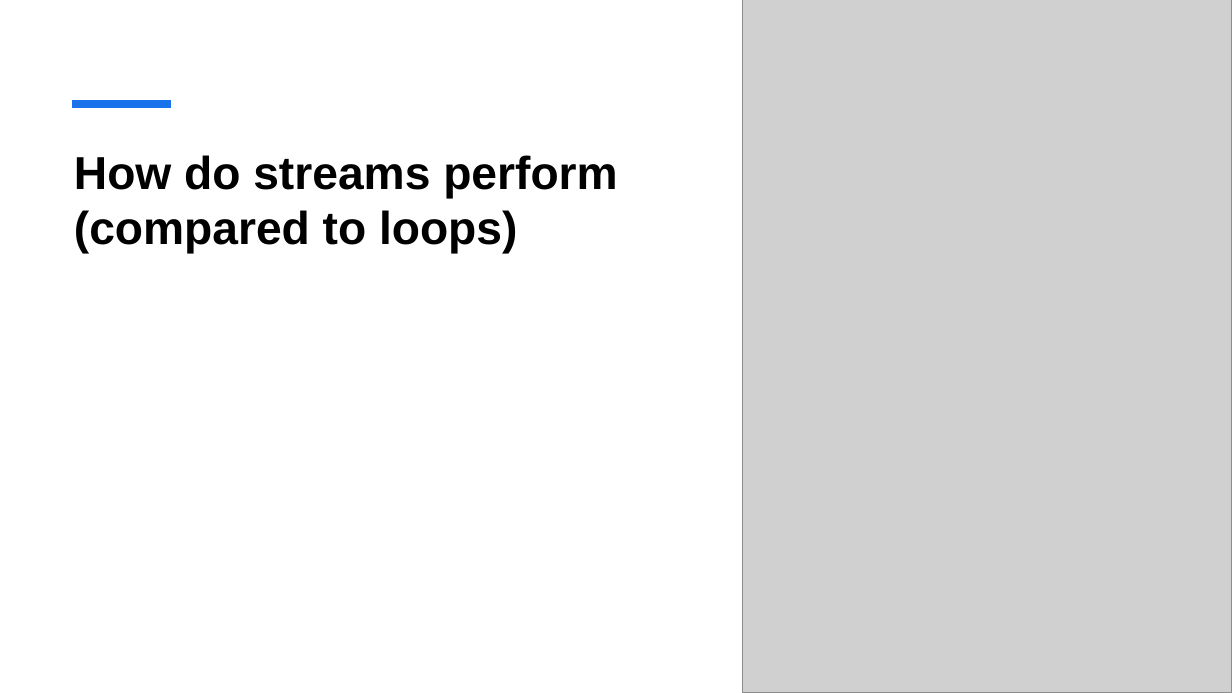
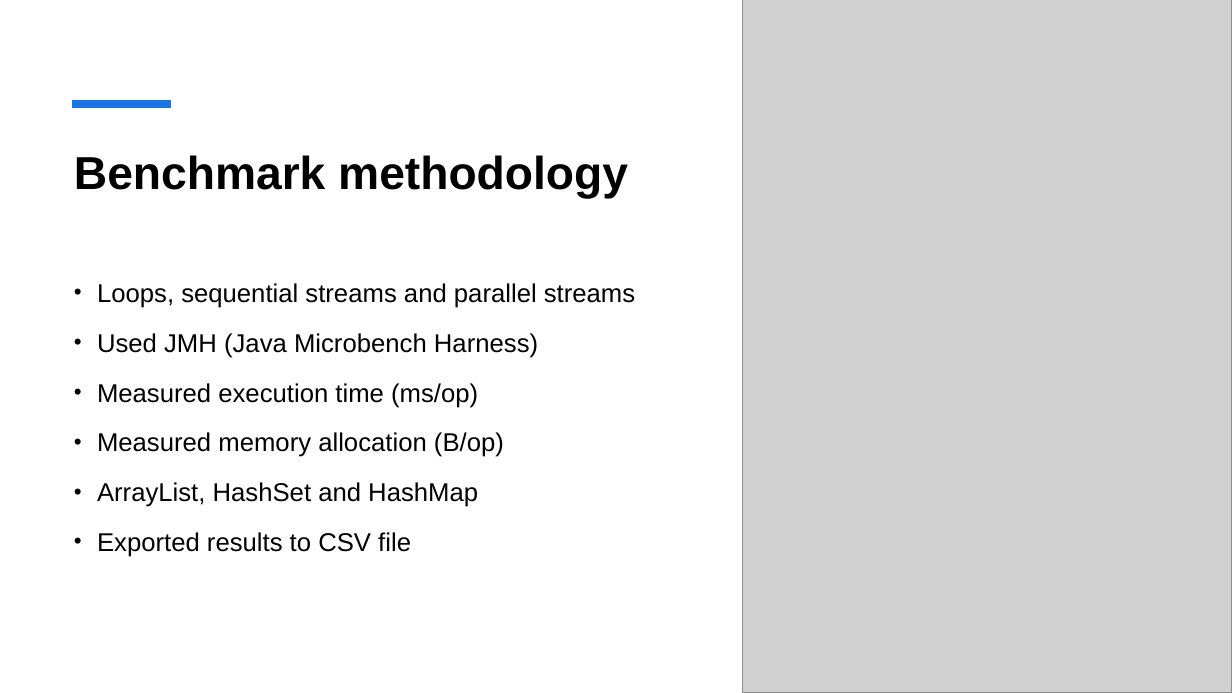
Before and after one commit to StefanBoudri/streams, a slide deck: slide 11 of presentation.pptx. Drawn at 1232x693 pixels with LibreOffice and Linux fonts; fonts in the diff are those of the drawing; grey boxes stand for pictures. Boxes give left, top, right and bottom in pixels: in the first picture for what was removed or moved away, otherwise in the second. Text is boxed around its words. In the diff, an @@ line names an element or a change of style, - is before the commit and + after.

```diff
--- a/presentation.pptx
+++ b/presentation.pptx
@@ title at [74, 155, 628, 199]: text changed @@
-How do streams perform (compared to loops)
+Benchmark methodology
@@ text added at [97, 283, 635, 557], 20 pt, text #000000 @@
+• Loops, sequential streams and parallel streams
+• Used JMH (Java Microbench Harness)
+• Measured execution time (ms/op)
+• Measured memory allocation (B/op)
+• ArrayList, HashSet and HashMap
+• Exported results to CSV file
```
Also in this commit, not shown: 4 other slides changed, 2 slides added.
